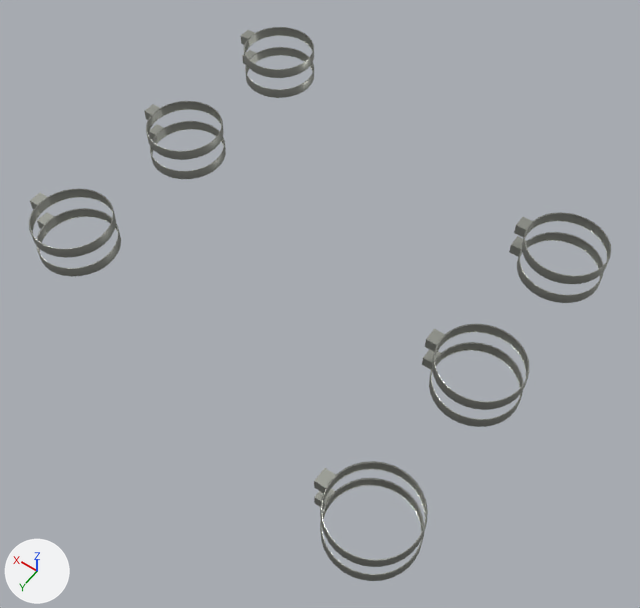
One commit to the glTF model porsche-911sc-engine/parts/intake-boot-clamps.glb: the scene before it, then after it.
The view is the same before and after, from a 50 mm lens placed at (-241.0, 334.0, 692.0), pointed at (-15.0, 17.0, 195.0). The lights are fixed; the arrows at lower left show +X, +Y and +Z. The picture after the commit comes second.

Script lines for the objects in view, before the commit:
```python
ob_mesh_0 = bpy.data.objects.new('Mesh_0', me_mesh_0)
ob_mesh_0.parent = ob_intake_boot_clamps_inst0
ob_mesh_0.location = (147.6, -147.5, 223.0)
ob_mesh_0.scale = (32.5, 32.5, 32.5)
ob_mesh_0_001 = bpy.data.objects.new('Mesh_0.001', me_mesh_0)
ob_mesh_0_001.parent = ob_intake_boot_clamps_inst0
ob_mesh_0_001.location = (147.6, -147.5, 243.0)
ob_mesh_0_001.scale = (32.5, 32.5, 32.5)
ob_mesh_0_002 = bpy.data.objects.new('Mesh_0.002', me_mesh_0)
ob_mesh_0_002.parent = ob_intake_boot_clamps_inst0
ob_mesh_0_002.location = (147.6, -29.5, 223.0)
ob_mesh_0_002.scale = (32.5, 32.5, 32.5)
ob_mesh_0_003 = bpy.data.objects.new('Mesh_0.003', me_mesh_0)
ob_mesh_0_003.parent = ob_intake_boot_clamps_inst0
ob_mesh_0_003.location = (147.6, -29.5, 243.0)
ob_mesh_0_003.scale = (32.5, 32.5, 32.5)
ob_mesh_0_004 = bpy.data.objects.new('Mesh_0.004', me_mesh_0)
ob_mesh_0_004.parent = ob_intake_boot_clamps_inst0
ob_mesh_0_004.location = (147.6, 88.5, 223.0)
ob_mesh_0_004.scale = (32.5, 32.5, 32.5)
ob_mesh_0_005 = bpy.data.objects.new('Mesh_0.005', me_mesh_0)
ob_mesh_0_005.parent = ob_intake_boot_clamps_inst0
ob_mesh_0_005.location = (147.6, 88.5, 243.0)
ob_mesh_0_005.scale = (32.5, 32.5, 32.5)
ob_mesh_0_006 = bpy.data.objects.new('Mesh_0.006', me_mesh_0)
ob_mesh_0_006.parent = ob_intake_boot_clamps_inst0
ob_mesh_0_006.location = (-140.4, -88.5, 223.0)
ob_mesh_0_006.scale = (32.5, 32.5, 32.5)
ob_mesh_0_007 = bpy.data.objects.new('Mesh_0.007', me_mesh_0)
ob_mesh_0_007.parent = ob_intake_boot_clamps_inst0
ob_mesh_0_007.location = (-140.4, -88.5, 243.0)
ob_mesh_0_007.scale = (32.5, 32.5, 32.5)
ob_mesh_0_008 = bpy.data.objects.new('Mesh_0.008', me_mesh_0)
ob_mesh_0_008.parent = ob_intake_boot_clamps_inst0
ob_mesh_0_008.location = (-140.4, 29.5, 223.0)
ob_mesh_0_008.scale = (32.5, 32.5, 32.5)
# also in view: 'Mesh_0.011' at (-140.0, 148.0, 243.0); 'Mesh_0.009' at (-140.0, 30.0, 243.0); 'Mesh_0.010' at (-140.0, 148.0, 223.0)
```
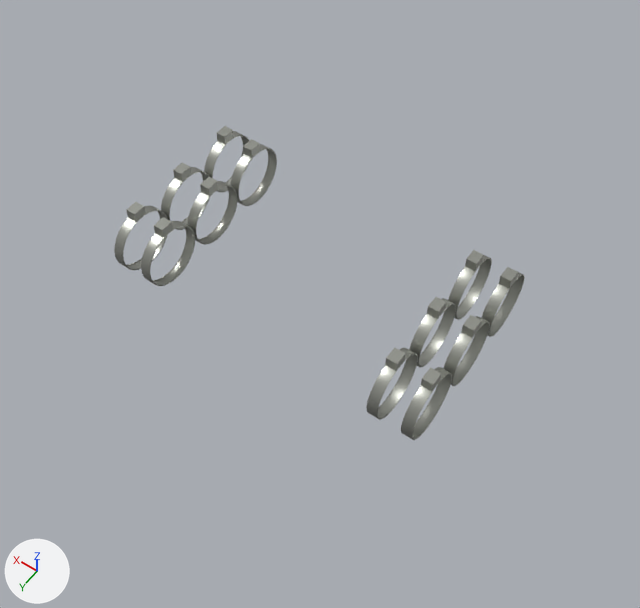
Pixel boxes [x1, y1, x2, y2] of what changed, in the pictures (640 x 608 px):
'Mesh_0.011', moved, turned, rescaled: before [314, 461, 428, 567]; after [401, 367, 452, 440]
'Mesh_0.010', moved, turned, rescaled: before [314, 478, 424, 581]; after [366, 348, 418, 420]
'Mesh_0.009', moved, turned, rescaled: before [425, 324, 529, 410]; after [443, 315, 490, 386]
'Mesh_0.007', moved, turned, rescaled: before [514, 212, 611, 284]; after [481, 267, 525, 337]
'Mesh_0.008', moved, turned, rescaled: before [422, 342, 523, 427]; after [409, 297, 456, 367]
'Mesh_0.006', moved, turned, rescaled: before [509, 232, 604, 303]; after [448, 250, 492, 320]
'Mesh_0.004', moved, turned, rescaled: before [36, 208, 121, 277]; after [141, 217, 195, 286]
'Mesh_0.005', moved, turned, rescaled: before [29, 189, 116, 258]; after [114, 202, 168, 270]
'Mesh_0.002', moved, turned, rescaled: before [149, 121, 226, 179]; after [187, 177, 237, 245]
'Mesh_0', moved, turned, rescaled: before [242, 47, 314, 98]; after [230, 139, 277, 206]
'Mesh_0.003', moved, turned, rescaled: before [144, 101, 223, 160]; after [161, 162, 209, 230]
'Mesh_0.001', moved, turned, rescaled: before [241, 27, 314, 78]; after [204, 126, 249, 192]

The change, as a diff of the scene's bpy script:
```diff
--- a/porsche-911sc-engine/parts/intake-boot-clamps.glb.py
+++ b/porsche-911sc-engine/parts/intake-boot-clamps.glb.py
@@ ob_mesh_0 @@
 ob_mesh_0.parent = ob_intake_boot_clamps_inst0
-ob_mesh_0.location = (147.6, -147.5, 223.0)
-ob_mesh_0.scale = (32.5, 32.5, 32.5)
+ob_mesh_0.location = (96.5, -50.0, 209.6)
+ob_mesh_0.rotation_euler = (-3.142, -1.571, 0.0)  # degrees (-180, -90, 0)
+ob_mesh_0.scale = (28.1, 28.1, 28.1)
@@ ob_mesh_0_001 @@
 ob_mesh_0_001.parent = ob_intake_boot_clamps_inst0
-ob_mesh_0_001.location = (147.6, -147.5, 243.0)
-ob_mesh_0_001.scale = (32.5, 32.5, 32.5)
+ob_mesh_0_001.location = (122.5, -50.0, 209.6)
+ob_mesh_0_001.rotation_euler = (-3.142, -1.571, 0.0)  # degrees (-180, -90, 0)
+ob_mesh_0_001.scale = (28.1, 28.1, 28.1)
@@ ob_mesh_0_002 @@
 ob_mesh_0_002.parent = ob_intake_boot_clamps_inst0
-ob_mesh_0_002.location = (147.6, -29.5, 223.0)
-ob_mesh_0_002.scale = (32.5, 32.5, 32.5)
+ob_mesh_0_002.location = (96.5, 0.0, 209.6)
+ob_mesh_0_002.rotation_euler = (-3.142, -1.571, 0.0)  # degrees (-180, -90, 0)
+ob_mesh_0_002.scale = (28.1, 28.1, 28.1)
@@ ob_mesh_0_003 @@
 ob_mesh_0_003.parent = ob_intake_boot_clamps_inst0
-ob_mesh_0_003.location = (147.6, -29.5, 243.0)
-ob_mesh_0_003.scale = (32.5, 32.5, 32.5)
+ob_mesh_0_003.location = (122.5, 0.0, 209.6)
+ob_mesh_0_003.rotation_euler = (-3.142, -1.571, 0.0)  # degrees (-180, -90, 0)
+ob_mesh_0_003.scale = (28.1, 28.1, 28.1)
@@ ob_mesh_0_004 @@
 ob_mesh_0_004.parent = ob_intake_boot_clamps_inst0
-ob_mesh_0_004.location = (147.6, 88.5, 223.0)
-ob_mesh_0_004.scale = (32.5, 32.5, 32.5)
+ob_mesh_0_004.location = (96.5, 50.0, 209.6)
+ob_mesh_0_004.rotation_euler = (-3.142, -1.571, 0.0)  # degrees (-180, -90, 0)
+ob_mesh_0_004.scale = (28.1, 28.1, 28.1)
@@ ob_mesh_0_005 @@
 ob_mesh_0_005.parent = ob_intake_boot_clamps_inst0
-ob_mesh_0_005.location = (147.6, 88.5, 243.0)
-ob_mesh_0_005.scale = (32.5, 32.5, 32.5)
+ob_mesh_0_005.location = (122.5, 50.0, 209.6)
+ob_mesh_0_005.rotation_euler = (-3.142, -1.571, 0.0)  # degrees (-180, -90, 0)
+ob_mesh_0_005.scale = (28.1, 28.1, 28.1)
@@ ob_mesh_0_006 @@
 ob_mesh_0_006.parent = ob_intake_boot_clamps_inst0
-ob_mesh_0_006.location = (-140.4, -88.5, 223.0)
-ob_mesh_0_006.scale = (32.5, 32.5, 32.5)
+ob_mesh_0_006.location = (-96.5, -50.0, 209.6)
+ob_mesh_0_006.rotation_euler = (0.0, -1.571, 0.0)  # degrees (0, -90, 0)
+ob_mesh_0_006.scale = (28.1, 28.1, 28.1)
@@ ob_mesh_0_007 @@
 ob_mesh_0_007.parent = ob_intake_boot_clamps_inst0
-ob_mesh_0_007.location = (-140.4, -88.5, 243.0)
-ob_mesh_0_007.scale = (32.5, 32.5, 32.5)
+ob_mesh_0_007.location = (-122.5, -50.0, 209.6)
+ob_mesh_0_007.rotation_euler = (0.0, -1.571, 0.0)  # degrees (0, -90, 0)
+ob_mesh_0_007.scale = (28.1, 28.1, 28.1)
@@ ob_mesh_0_008 @@
 ob_mesh_0_008.parent = ob_intake_boot_clamps_inst0
-ob_mesh_0_008.location = (-140.4, 29.5, 223.0)
-ob_mesh_0_008.scale = (32.5, 32.5, 32.5)
+ob_mesh_0_008.location = (-96.5, 0.0, 209.6)
+ob_mesh_0_008.rotation_euler = (0.0, -1.571, 0.0)  # degrees (0, -90, 0)
+ob_mesh_0_008.scale = (28.1, 28.1, 28.1)
@@ ob_mesh_0_009 @@
 ob_mesh_0_009.parent = ob_intake_boot_clamps_inst0
-ob_mesh_0_009.location = (-140.4, 29.5, 243.0)
-ob_mesh_0_009.scale = (32.5, 32.5, 32.5)
+ob_mesh_0_009.location = (-122.5, 0.0, 209.6)
+ob_mesh_0_009.rotation_euler = (0.0, -1.571, 0.0)  # degrees (0, -90, 0)
+ob_mesh_0_009.scale = (28.1, 28.1, 28.1)
@@ ob_mesh_0_010 @@
 ob_mesh_0_010.parent = ob_intake_boot_clamps_inst0
-ob_mesh_0_010.location = (-140.4, 147.5, 223.0)
-ob_mesh_0_010.scale = (32.5, 32.5, 32.5)
+ob_mesh_0_010.location = (-96.5, 50.0, 209.6)
+ob_mesh_0_010.rotation_euler = (0.0, -1.571, 0.0)  # degrees (0, -90, 0)
+ob_mesh_0_010.scale = (28.1, 28.1, 28.1)
@@ ob_mesh_0_011 @@
 ob_mesh_0_011.parent = ob_intake_boot_clamps_inst0
-ob_mesh_0_011.location = (-140.4, 147.5, 243.0)
-ob_mesh_0_011.scale = (32.5, 32.5, 32.5)
+ob_mesh_0_011.location = (-122.5, 50.0, 209.6)
+ob_mesh_0_011.rotation_euler = (0.0, -1.571, 0.0)  # degrees (0, -90, 0)
+ob_mesh_0_011.scale = (28.1, 28.1, 28.1)
```
